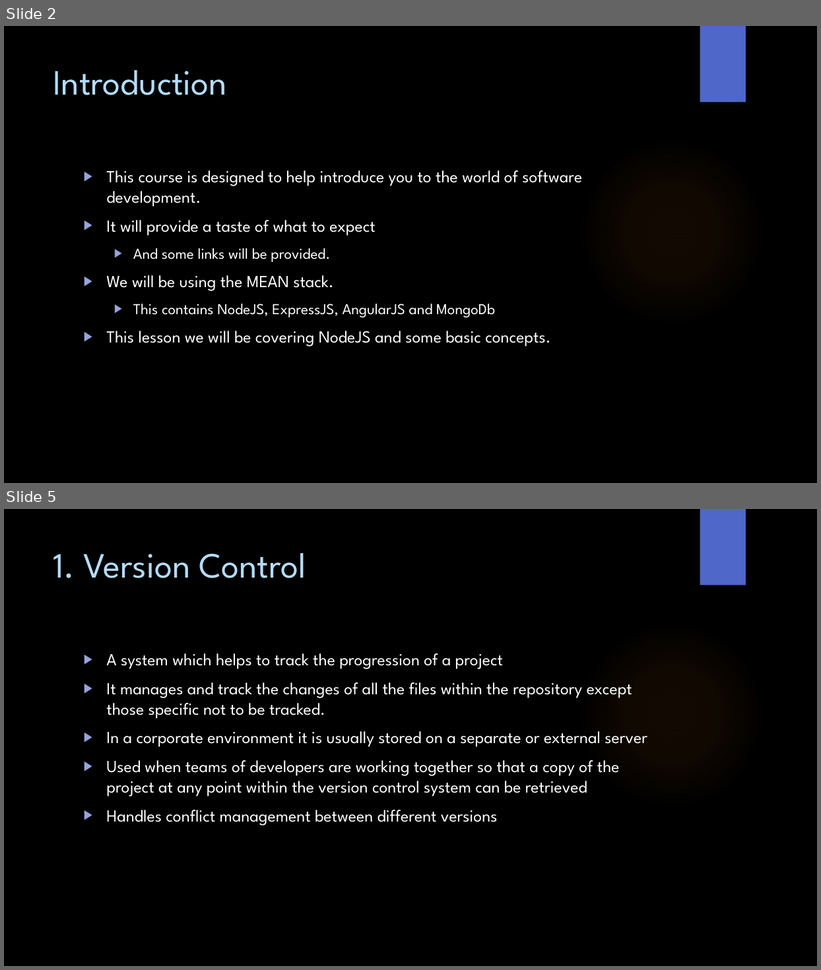
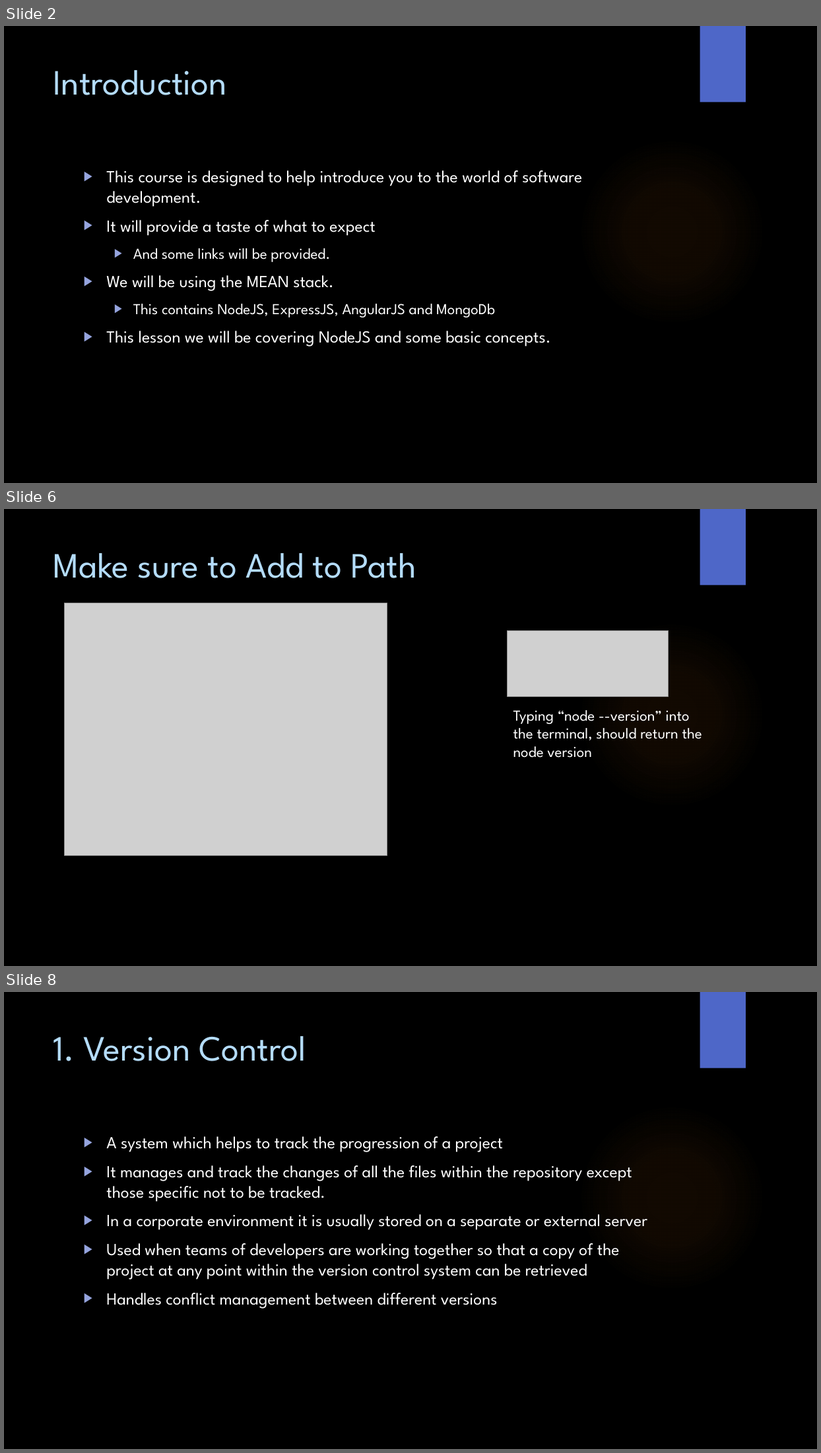
Before and after one commit to WitsSoftDev/SoftDev2016, a slide deck: Session 1/Softdev Session 1 2016.pptx. Shown one above the other, each under a label of ours: slides 2 and 5 before the commit, slides 2, 6 and 8 after it; the slides between them are not shown. The pictures are 821x970 and 821x1453 pixels, drawn with LibreOffice and Linux fonts; fonts in the diff are those of the drawing; grey boxes stand for pictures; background and template pictures are left out. Boxes give left, top, right and bottom in pixels: in the first picture for what was removed or moved away, otherwise in the second. Text is boxed around its words. In the diff, an @@ line names an element or a change of style, - is before the commit and + after.

```diff
--- a/Session 1/Softdev Session 1 2016.pptx
+++ b/Session 1/Softdev Session 1 2016.pptx
@@ slide 6 added at (x1=4, y1=509, x2=817, y2=966), background picture (left out); not listed: 2 template elements that a slide beside it also shows @@
@@ title added at (x1=54, y1=553, x2=417, y2=578), 42 pt, text #B4DCFA @@
+Make sure to Add to Path
@@ picture added at (x1=64, y1=603, x2=387, y2=856) @@
@@ picture added at (x1=507, y1=631, x2=669, y2=697) @@
@@ text added at (x1=514, y1=710, x2=702, y2=758), 18 pt, text #FFFFFF @@
+Typing “node --version” into the terminal, should return the node version
@@ what was slide 5 is now slide 8 @@
```
Also in this commit, not shown: 3 slides changed, 2 other slides added, 1 other file.
